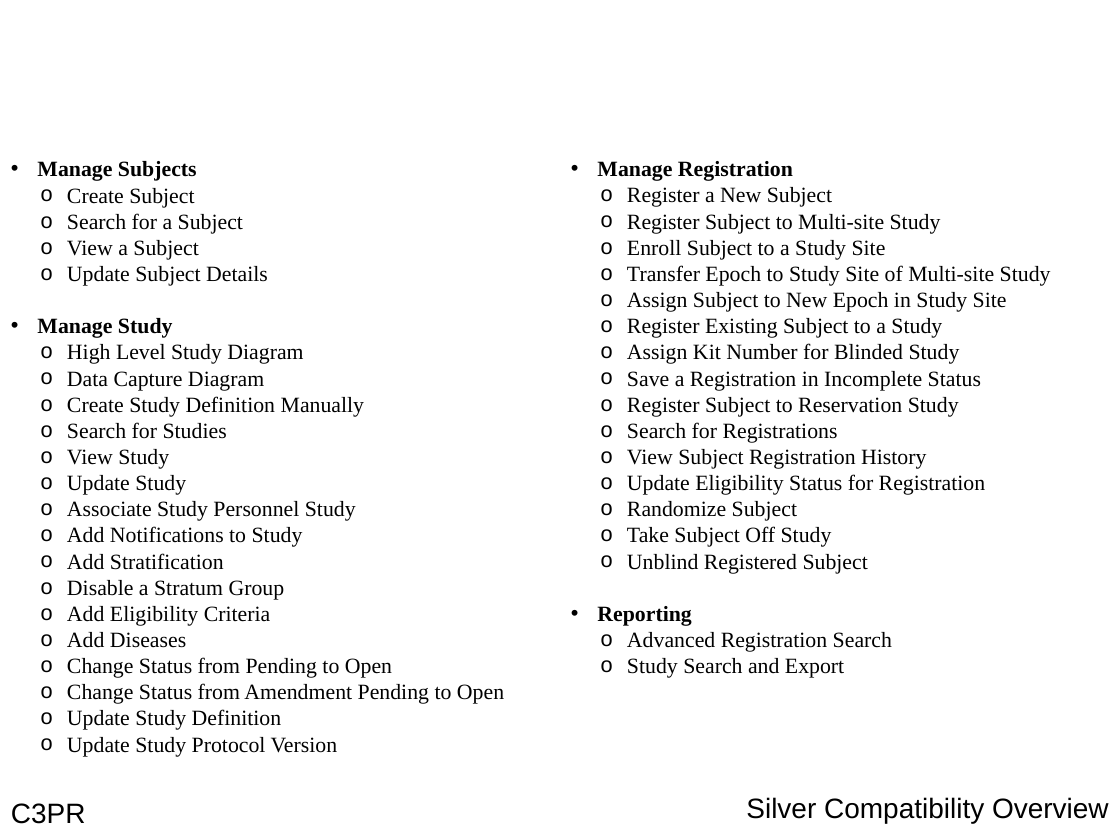
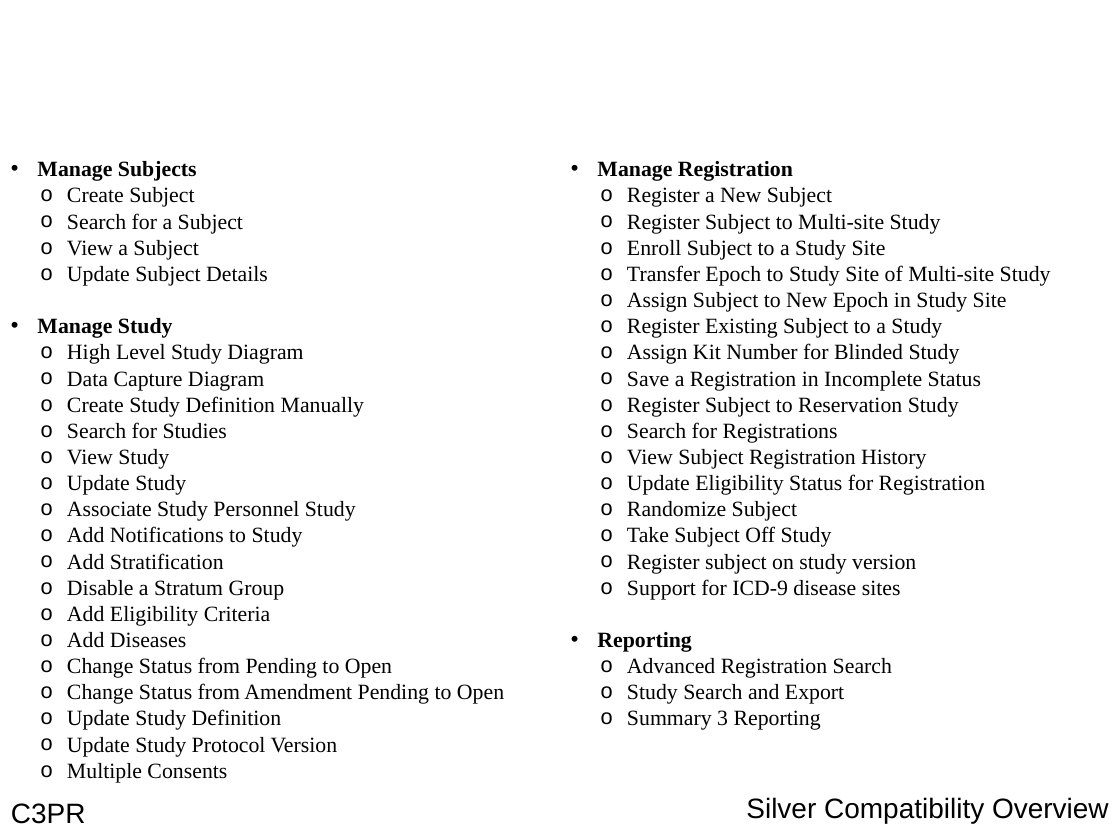
Before and after one commit to NCIP/c3pr-docs, a slide deck: slide 8 of documentation/silver_review/package_200911/c3prv2.8_silver_review.ppt (slide 7 before the commit). Drawn at 1120x840 pixels with LibreOffice and Linux fonts; fonts in the diff are those of the drawing; background and template pictures are left out. Boxes give left, top, right and bottom in pixels: in the first picture for what was removed or moved away, otherwise in the second. Text is boxed around its words. In the diff, an @@ line names an element or a change of style, - is before the commit and + after.

```diff
--- a/documentation/silver_review/package_200911/c3prv2.8_silver_review.ppt
+++ b/documentation/silver_review/package_200911/c3prv2.8_silver_review.ppt
@@ text at box(627, 554, 916, 600): text changed @@
-  o Unblind Registered Subject
+  o Register subject on study version
+  o Support for ICD-9 disease sites
@@ text at box(627, 710, 821, 730): paragraph added @@
+  o Summary 3 Reporting
@@ text at box(67, 763, 227, 783): paragraph added @@
+  o Multiple Consents
```
Also in this commit, not shown: 6 other slides changed, 2 slides added, 1 slide removed.
